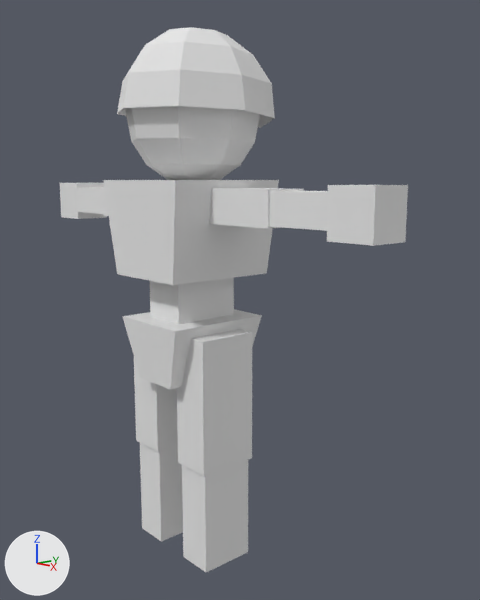
Two versions of the Blender file キャラモデル/player/3DFPS_team_model.blend, one commit apart.
Rendered twice from a 50 mm lens placed at (7.66, -5.84, 5.29), pointed at (0.4, 0.58, 3.54). Arrows for +X, +Y and +Z are at lower left; the lights stay in place.

Objects in the first picture: 'Cube', 'Cube.001', 'body', 'cap', 'chest', 'head', 'lowerarmL', 'lowerarmR', 'lowerlegL', 'lowerlegR', 'spine', 'upperarmL', 'upperarmR', 'upperlegL', 'upperlegR'.
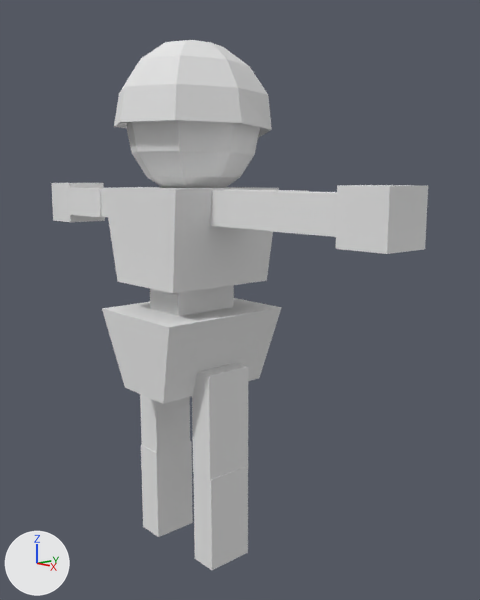
Diff of the bpy script that builds the scene:
```diff
--- a/キャラモデル/player/3DFPS_team_model.blend.py
+++ b/キャラモデル/player/3DFPS_team_model.blend.py
@@ ob_spine @@
 ob_spine = bpy.data.objects.new('spine', me_spine_cube_004)
-ob_spine.location = (0.0, 0.01, 2.42)
+ob_spine.location = (0.0, 0.01, 2.29)
+ob_spine.scale = (1.29, 1.29, 1.29)
@@ ob_upperlegr @@
 ob_upperlegr = bpy.data.objects.new('upperlegR', me_cube_001)
-ob_upperlegr.parent = ob_spine
-ob_upperlegr.location = (0.556, -0.0457, -0.222)
-ob_upperlegr.scale = (-0.3, 0.451, 0.95)
+ob_upperlegr.location = (0.661, -0.021, 1.898)
+ob_upperlegr.rotation_euler = (3.142, 0.0, 0.0)  # degrees (180, 0, 0)
+ob_upperlegr.scale = (-0.195, -0.359, -0.767)
@@ ob_lowerlegr @@
 ob_lowerlegr = bpy.data.objects.new('lowerlegR', me_cube_003)
-ob_lowerlegr.parent = ob_upperlegr
-ob_lowerlegr.location = (0.0, 0.0, -1.68)
-ob_lowerlegr.scale = (0.9, 0.9, 0.9)
+ob_lowerlegr.location = (0.665, -0.0211, 0.466)
+ob_lowerlegr.scale = (0.2, 0.348, 0.691)
@@ ob_upperlegl @@
 ob_upperlegl = bpy.data.objects.new('upperlegL', me_cube_002)
-ob_upperlegl.parent = ob_spine
-ob_upperlegl.location = (-0.555, -0.0457, -0.222)
-ob_upperlegl.scale = (-0.3, 0.451, 0.95)
+ob_upperlegl.location = (-0.677, -0.0457, 1.906)
+ob_upperlegl.rotation_euler = (3.142, 0.0, 0.0)  # degrees (180, 0, 0)
+ob_upperlegl.scale = (-0.214, -0.322, -0.799)
@@ ob_lowerlegl @@
 ob_lowerlegl = bpy.data.objects.new('lowerlegL', me_cube_000)
-ob_lowerlegl.parent = ob_upperlegl
-ob_lowerlegl.location = (0.0, 0.0, -1.68)
-ob_lowerlegl.scale = (0.9, 0.9, 0.9)
+ob_lowerlegl.location = (-0.68, -0.0385, 0.428)
+ob_lowerlegl.scale = (0.219, 0.339, 0.706)
@@ ob_body @@
 ob_body = bpy.data.objects.new('body', me_cube_cube_005)
-ob_body.parent = ob_spine
-ob_body.matrix_parent_inverse = Matrix(((1.0, 0.0, 0.0, 0.0), (0.0, 1.0, 0.0, -0.00787), (0.0, 0.0, 1.0, -1.918), (0.0, 0.0, 0.0, 1.0)))
 ob_body.location = (0.0, 0.0, 2.462)
@@ ob_chest @@
 ob_chest = bpy.data.objects.new('chest', me_chest_cube_001)
-ob_chest.parent = ob_body
-ob_chest.matrix_parent_inverse = Matrix(((1.0, 0.0, 0.0, 0.0), (0.0, 1.0, 0.0, 0.0), (0.0, 0.0, 1.0, -2.462), (0.0, 0.0, 0.0, 1.0)))
-ob_chest.location = (0.0, 0.0, 0.0)
+ob_chest.location = (0.0, 0.0, 0.398)
@@ ob_head @@
 ob_head = bpy.data.objects.new('head', me_head_sphere)
-ob_head.parent = ob_chest
-ob_head.location = (0.0, 0.0, 0.0)
+ob_head.location = (0.0, 0.0, 0.339)
 ob_head.rotation_euler = (-0.0102, 0.0, 0.0)  # degrees (-0.6, 0, 0)
@@ ob_cap @@
 ob_cap = bpy.data.objects.new('cap', me_cap_sphere_001)
-ob_cap.parent = ob_head
-ob_cap.location = (0.0, 0.0, 0.0)
+ob_cap.location = (0.0, 0.0, 0.339)
 ob_cap.rotation_euler = (-0.0102, 0.0, 0.0)  # degrees (-0.6, 0, 0)
@@ ob_upperarmr @@
 ob_upperarmr = bpy.data.objects.new('upperarmR', me_upperarml_cube_006)
-ob_upperarmr.parent = ob_chest
-ob_upperarmr.location = (0.01, 0.0, 0.415)
-ob_upperarmr.scale = (0.944, 0.841, 0.908)
+ob_upperarmr.location = (0.01, 0.0, 0.897)
+ob_upperarmr.scale = (0.996, 0.841, 0.908)
@@ ob_lowerarmr @@
 ob_lowerarmr = bpy.data.objects.new('lowerarmR', me_lowerarml_cube_008)
-ob_lowerarmr.parent = ob_upperarmr
-ob_lowerarmr.location = (0.0, 0.0, 0.0)
+ob_lowerarmr.location = (0.0, 0.0, 0.483)
@@ ob_cube_001 @@
 ob_cube_001 = bpy.data.objects.new('Cube.001', me_cube_004)
-ob_cube_001.parent = ob_lowerarmr
-ob_cube_001.location = (-3.331, 0.0, 4.408)
+ob_cube_001.location = (-3.331, 0.0, 4.89)
 ob_cube_001.scale = (0.335, 0.335, 0.335)
@@ ob_upperarml @@
 ob_upperarml = bpy.data.objects.new('upperarmL', me_upperarmr_cube_011)
-ob_upperarml.parent = ob_chest
-ob_upperarml.location = (-0.01, 0.0, 0.415)
-ob_upperarml.scale = (0.944, 0.841, 0.908)
+ob_upperarml.location = (-0.01, 0.0, 0.897)
+ob_upperarml.scale = (0.992, 0.841, 0.908)
@@ ob_lowerarml @@
 ob_lowerarml = bpy.data.objects.new('lowerarmL', me_lowerarmr_cube_010)
-ob_lowerarml.parent = ob_upperarml
-ob_lowerarml.location = (0.0, 0.0, 0.0)
+ob_lowerarml.location = (0.0, 0.0, 0.483)
@@ ob_cube @@
 ob_cube = bpy.data.objects.new('Cube', me_cube)
-ob_cube.parent = ob_lowerarml
-ob_cube.location = (3.321, 0.0, 4.408)
+ob_cube.location = (3.321, 0.0, 4.89)
 ob_cube.scale = (0.335, 0.335, 0.335)
```

Location of each change, [x1, y1, x2, y2] in pixels of the pictures (480 x 600 px):
'chest', moved, rescaled
    before: [103, 180, 279, 285]
    after: [104, 187, 279, 293]
'cap', moved, rescaled
    before: [117, 27, 275, 128]
    after: [114, 40, 272, 138]
'spine', moved, rescaled (28% wider, 30% taller)
    before: [122, 309, 262, 390]
    after: [102, 298, 282, 404]
'upperlegR', moved, rescaled, turned
    before: [177, 329, 252, 476]
    after: [192, 363, 248, 482]
'head', moved, rescaled
    before: [126, 106, 260, 180]
    after: [126, 120, 260, 188]
'Cube', moved, rescaled (13% wider, 13% taller)
    before: [327, 185, 408, 246]
    after: [336, 185, 428, 254]
'lowerlegR', moved, rescaled, turned
    before: [182, 460, 248, 572]
    after: [194, 466, 248, 570]
'lowerlegL', moved, rescaled, turned
    before: [140, 443, 183, 542]
    after: [141, 441, 193, 537]
'upperlegL', moved, rescaled, turned
    before: [134, 358, 178, 452]
    after: [140, 394, 190, 453]
'body', moved, rescaled
    before: [150, 278, 234, 324]
    after: [150, 285, 234, 316]
'lowerarmL', moved, rescaled (13% wider, 12% taller)
    before: [269, 191, 328, 231]
    after: [270, 192, 337, 237]
'upperarmL', moved, rescaled
    before: [209, 188, 304, 229]
    after: [210, 190, 309, 231]
'Cube.001', moved, rescaled (15% wider, 8% taller)
    before: [60, 183, 107, 219]
    after: [51, 183, 105, 222]
'lowerarmR', moved, rescaled (19% wider, 7% taller)
    before: [74, 187, 104, 214]
    after: [66, 188, 102, 217]
'upperarmR', moved, rescaled
    before: [103, 187, 109, 216]
    after: [99, 188, 108, 217]
